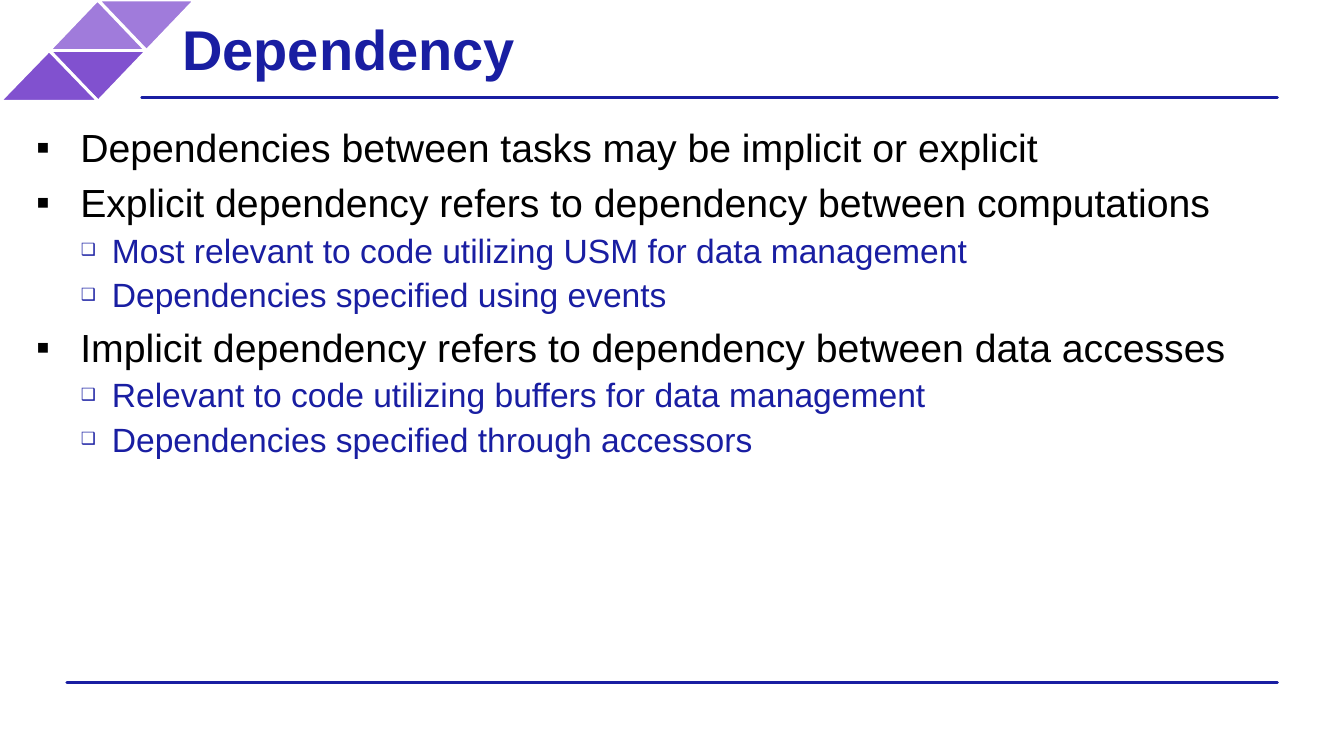
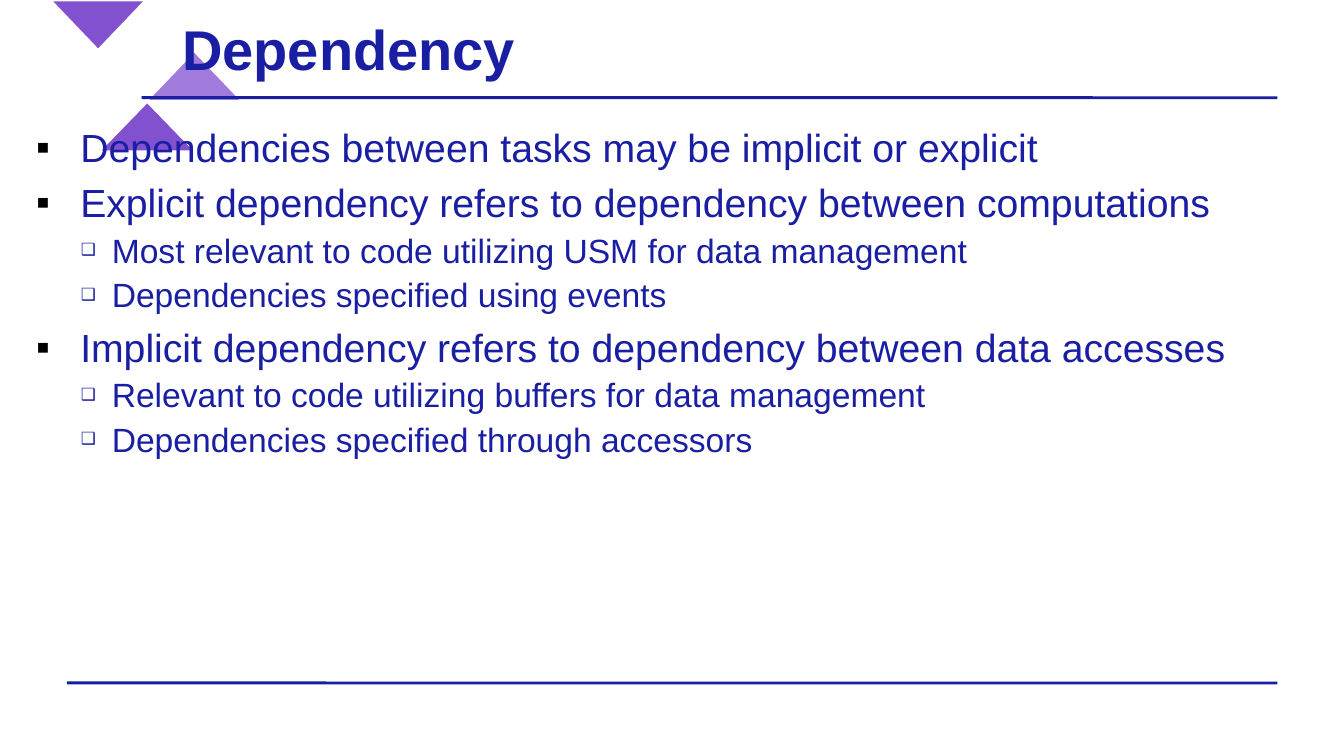
Before and after one commit to BenjaminMFindley/Reconfig-2-SYCL-DPCPP, a slide deck: slide 14 of Slides/SYCL intro.pptx (slide 12 before the commit). Drawn at 1344x756 pixels with LibreOffice and Linux fonts; fonts in the diff are those of the drawing; background and template pictures are left out. Boxes give left, top, right and bottom in pixels: in the first picture for what was removed or moved away, otherwise in the second. Text is boxed around its words. In the diff, an @@ line names an element or a change of style, - is before the commit and + after.

```diff
--- a/Slides/SYCL intro.pptx
+++ b/Slides/SYCL intro.pptx
@@ triangle moved from (x1=49, y1=50, x2=146, y2=101) to (x1=49, y1=0, x2=146, y2=50) @@
@@ triangle at (x1=49, y1=0, x2=146, y2=50): proportions changed @@
@@ triangle removed at (x1=49, y1=0, x2=146, y2=50) @@
@@ triangle at (x1=146, y1=50, x2=243, y2=101): proportions changed; rotation 0 to 180 degrees @@
@@ triangle at (x1=98, y1=101, x2=196, y2=151): proportions changed @@
@@ triangle moved from (x1=0, y1=50, x2=98, y2=101) to (x1=98, y1=101, x2=196, y2=151) @@
@@ line (142, 98) - (1277, 98): stroke #191EA2 2 pt to #191EA2 2.01 pt @@
@@ text "Dependencies between tasks may be ..." at (x1=80, y1=131, x2=1225, y2=459): text colour #000000 to #191EA2 in "Dependencies between tasks may be implicit or ...", "Explicit dependency refers to dependency between computation ...", "Implicit dependency refers to dependency between data ..." @@
```
Also in this commit, not shown: 21 other slides changed, 2 slides added.
